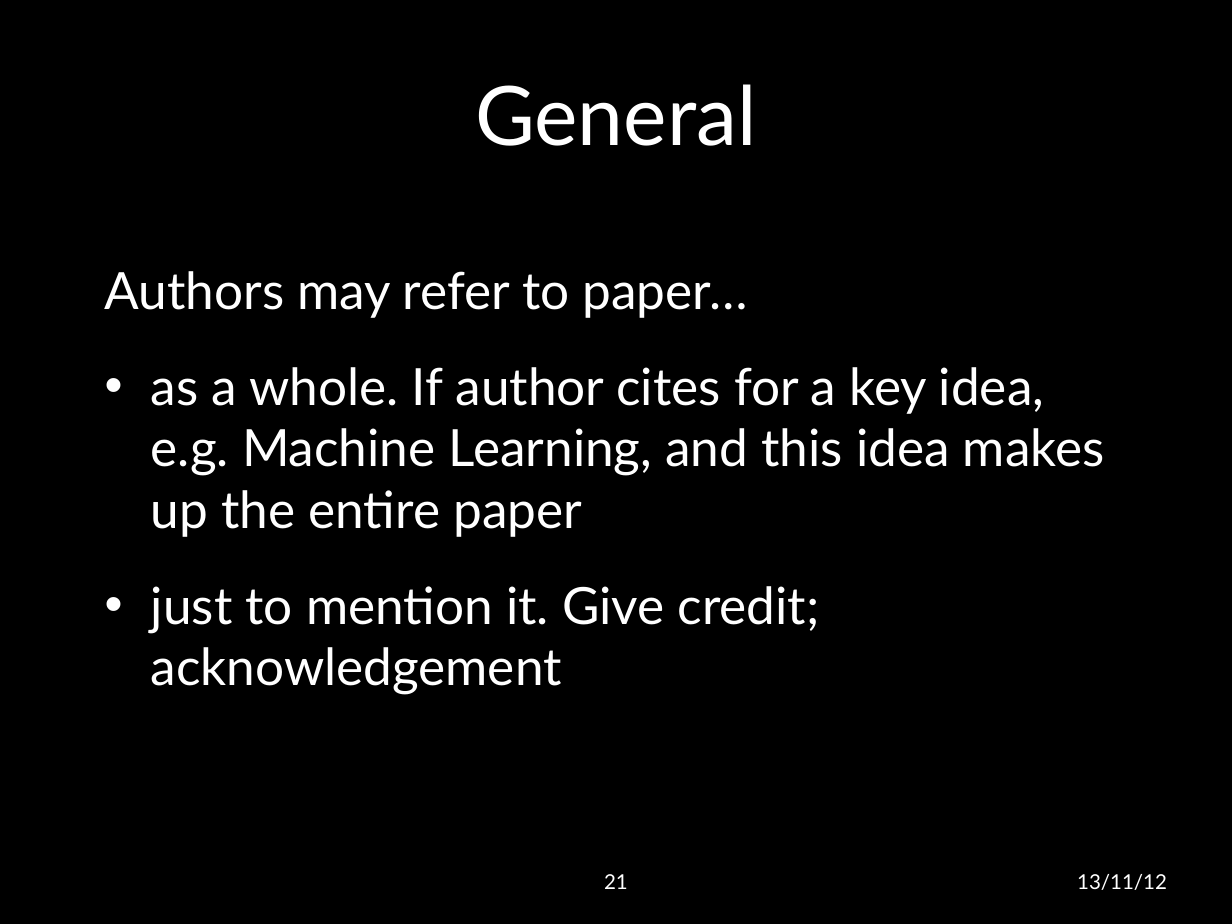
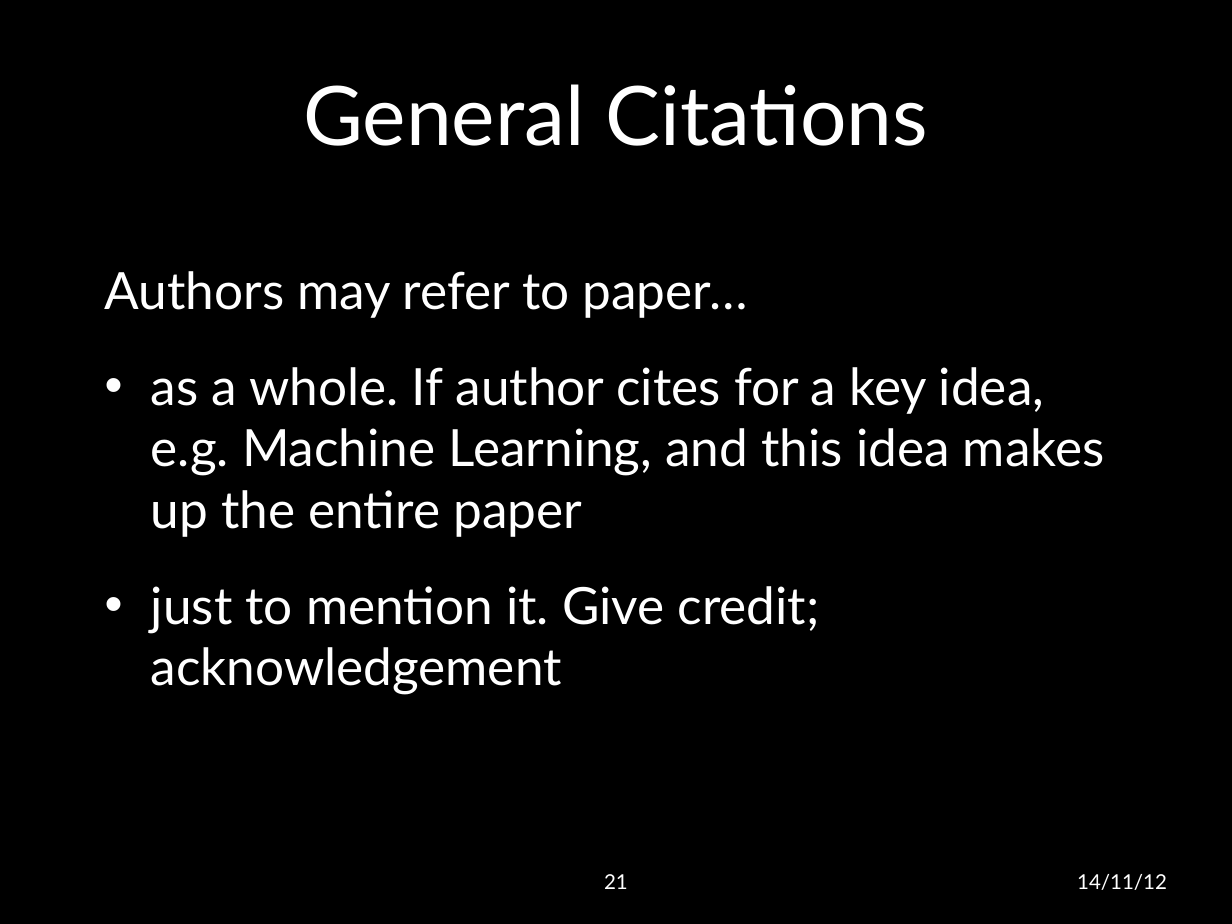
Before and after one commit to lwheng/fyp, a slide deck: slide 21 of presentation/final presentation.pptx. Drawn at 1232x924 pixels with LibreOffice and Linux fonts; fonts in the diff are those of the drawing; background and template pictures are left out. Boxes give left, top, right and bottom in pixels: in the first picture for what was removed or moved away, otherwise in the second. Text is boxed around its words. In the diff, an @@ line names an element or a change of style, - is before the commit and + after.

```diff
--- a/presentation/final presentation.pptx
+++ b/presentation/final presentation.pptx
@@ title at bbox=[303, 84, 929, 146]: text changed @@
-General
+General Citations
@@ text at bbox=[1077, 874, 1167, 890]: text changed @@
-13/11/12
+14/11/12
```
Also in this commit, not shown: 62 other slides changed, 2 other files.
